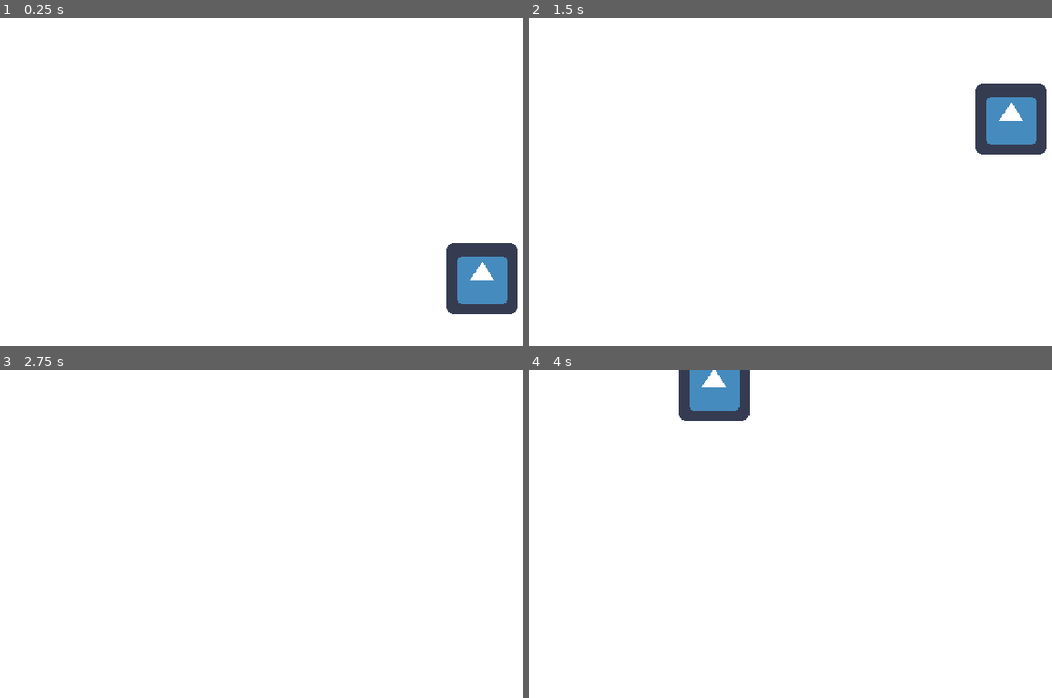
Above: before the commit, frames 1-4 (two rows, left to right).
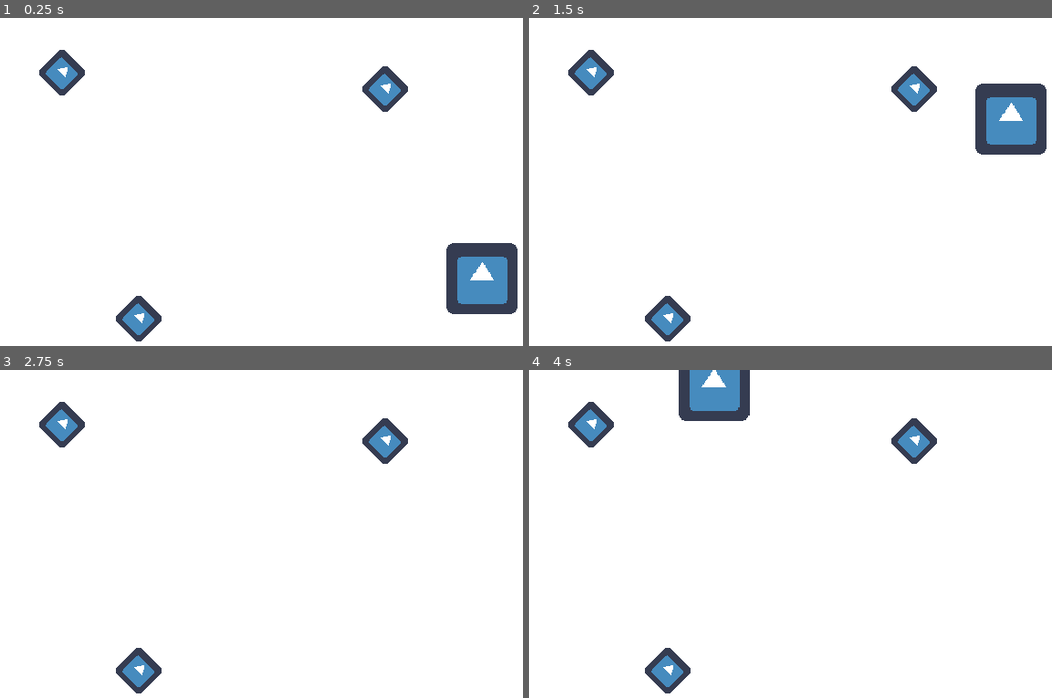
Above: after the commit, the same moments.

Repository: shacatman/PAG-Project
Game: Godot game, scene res://World/World.tscn
Two runs of this game, one before a commit and one after it. Both use one fixed random seed, a clock stepped at 60 frames per second and the inputs below. The engine's default icon, where the game draws it, is replaced by a stand-in: a white triangle on a blue panel in a dark square.
Inputs:
- Up to frame 1 (0.25 s): no input
- Up to frame 2 (1.5 s): tap Enter at 0.5 s; hold Up (ui_up) from 0.53 s (still down)
- Up to frame 3 (2.75 s): release Up (ui_up) at 2.03 s; hold Left (ui_left) from 2.03 s (still down)
- Up to frame 4 (4 s): tap Space at 2.75 s; tap Enter at 3.5 s; release Left (ui_left) at 3.53 s; hold Down (ui_down) from 3.53 s (still down)

The runs differ from the first frame. In frame 1, 2.1% of the frame differs, in the area x 7-79%, y 9-99%; in frame 2, 2.1%; in frame 3, 2.1%; in frame 4, 2.1%.

Commit message:
Added general crystal behavior
Also changed name of ShaderCircle to ColorEffect

Diff:
--- /dev/null
+++ b/Collectibles/Crystal.gd
@@ -0,0 +1,15 @@
+extends Area2D
+
+
+#member variables
+enum COLORS {RED,GREEN,BLUE}#make sure this is the same as in ColorEffect!
+export(COLORS) var color = COLORS.RED#default value
+
+signal newcolor(color)
+
+
+
+func _on_Crystal_body_entered(body):
+	if body.name == "Player":
+		emit_signal("newcolor",color)
+		queue_free()
--- /dev/null
+++ b/Collectibles/Crystal.tscn
@@ -0,0 +1,21 @@
+[gd_scene load_steps=4 format=2]
+
+[ext_resource path="res://Collectibles/Crystal.gd" type="Script" id=1]
+[ext_resource path="res://icon.png" type="Texture" id=2]
+
+[sub_resource type="CircleShape2D" id=1]
+radius = 21.0238
+
+[node name="Crystal" type="Area2D"]
+script = ExtResource( 1 )
+color = 1
+
+[node name="Sprite" type="Sprite" parent="."]
+rotation = 0.785398
+scale = Vector2( 0.3, 0.3 )
+texture = ExtResource( 2 )
+
+[node name="CollisionShape2D" type="CollisionShape2D" parent="."]
+shape = SubResource( 1 )
+
+[connection signal="body_entered" from="." to="." method="_on_Crystal_body_entered"]
--- a/Player/Player.gd
+++ b/Player/Player.gd
@@ -1,5 +1,5 @@
 extends KinematicBody2D
-
+class_name Player
 
 #variables
 onready var MAX_SPEED=100
@@ -7,10 +7,6 @@
 onready var FRICTION=600
 #onready var pushables={}
 var velocity=Vector2.ZERO
-
-## Called when the node enters the scene tree for the first time.
-#func _ready():
-#	pass # Replace with function body.
 
 
 # Called every physics frame. 'delta' is the elapsed time since the previous frame.
--- a/Player/Player.tscn
+++ b/Player/Player.tscn
@@ -12,7 +12,7 @@
 [sub_resource type="RectangleShape2D" id=2]
 extents = Vector2( 19, 19 )
 
-[node name="Node2D" type="KinematicBody2D"]
+[node name="Player" type="KinematicBody2D"]
 script = ExtResource( 2 )
 
 [node name="Sprite" type="Sprite" parent="."]
--- a/Pushables/Pushable.gd
+++ b/Pushables/Pushable.gd
@@ -2,7 +2,7 @@
 class_name Pushable
 
 #member variables
-onready var SPEED=50
+var SPEED=50
 
 
 
@@ -13,13 +13,3 @@
 #	elif abs(direction.x)<abs(direction.y):
 #		direction.x=0
 	move_and_slide(direction.normalized()*SPEED)
-
-
-# Called when the node enters the scene tree for the first time.
-#func _ready():
-#	pass # Replace with function body.
-
-
-# Called every frame. 'delta' is the elapsed time since the previous frame.
-#func _process(delta):
-#	pass
--- /dev/null
+++ b/Shaders/ColorEffect.gd
@@ -0,0 +1,18 @@
+extends Area2D
+
+
+#member variables
+onready var colorRect=$ColorRect
+enum{RED,GREEN,BLUE}#must be the same as in the Crystal COLORS
+
+
+
+func _on_Crystal_newcolor(color):#connected through new_color signal
+	match color:
+		RED:
+			colorRect.material.set_shader_param("show_red",true)
+		GREEN:
+			colorRect.material.set_shader_param("show_green",true)
+		BLUE:
+			colorRect.material.set_shader_param("show_blue",true)
+	pass
--- a/Shaders/ShaderCircle.tscn
+++ b/Shaders/ColorEffect.tscn
@@ -1,6 +1,7 @@
-[gd_scene load_steps=4 format=2]
+[gd_scene load_steps=5 format=2]
 
 [ext_resource path="res://Shaders/ShaderCircle.gdshader" type="Shader" id=1]
+[ext_resource path="res://Shaders/ColorEffect.gd" type="Script" id=2]
 
 [sub_resource type="ShaderMaterial" id=62]
 shader = ExtResource( 1 )
@@ -13,7 +14,8 @@
 
 [sub_resource type="CircleShape2D" id=61]
 
-[node name="Area2D" type="Area2D"]
+[node name="ColorEffect" type="Area2D"]
+script = ExtResource( 2 )
 
 [node name="ColorRect" type="ColorRect" parent="."]
 material = SubResource( 62 )
--- a/Shaders/ShaderCircle.gdshader
+++ b/Shaders/ShaderCircle.gdshader
@@ -2,11 +2,14 @@
 
 uniform bool active=true;
 uniform bool show_red=false;
-uniform bool show_green=true;
-uniform bool show_blue=true;
+uniform bool show_green=false;
+uniform bool show_blue=false;
 uniform vec2 center;
 uniform float size;//0.17 seems like a good choice
 void fragment(){
+//	if(!active){
+//		return;
+//	}
 	vec2 scaleduv=UV-0.5;
 	float mask =1.0-smoothstep(size-0.1,size,length(scaleduv-center));
 	COLOR=texture(SCREEN_TEXTURE,SCREEN_UV);
--- a/World/World.tscn
+++ b/World/World.tscn
@@ -1,8 +1,9 @@
-[gd_scene load_steps=4 format=2]
+[gd_scene load_steps=5 format=2]
 
 [ext_resource path="res://Player/Player.tscn" type="PackedScene" id=1]
-[ext_resource path="res://Shaders/ShaderCircle.tscn" type="PackedScene" id=2]
+[ext_resource path="res://Shaders/ColorEffect.tscn" type="PackedScene" id=2]
 [ext_resource path="res://Pushables/PushableBox.tscn" type="PackedScene" id=3]
+[ext_resource path="res://Collectibles/Crystal.tscn" type="PackedScene" id=4]
 
 [node name="World" type="Node2D"]
 
@@ -140,13 +141,31 @@
 [node name="PushableBox" parent="." instance=ExtResource( 3 )]
 position = Vector2( 87, 82 )
 
-[node name="CircleShader" parent="." instance=ExtResource( 2 )]
+[node name="ColorEffect" parent="." instance=ExtResource( 2 )]
 position = Vector2( 264, 143 )
 
 [node name="Player" parent="." instance=ExtResource( 1 )]
 position = Vector2( 264, 143 )
 
 [node name="RemoteTransform2D" type="RemoteTransform2D" parent="Player"]
-remote_path = NodePath("../../CircleShader")
+remote_path = NodePath("../../ColorEffect")
 
-[editable path="CircleShader"]
+[node name="TestCrystals" type="Node2D" parent="."]
+
+[node name="Crystal" parent="TestCrystals" instance=ExtResource( 4 )]
+position = Vector2( 211, 39 )
+
+[node name="Crystal2" parent="TestCrystals" instance=ExtResource( 4 )]
+position = Vector2( 76, 165 )
+color = 0
+
+[node name="Crystal3" parent="TestCrystals" instance=ExtResource( 4 )]
+position = Vector2( 34, 30 )
+color = 2
+
+[connection signal="newcolor" from="TestCrystals/Crystal" to="ColorEffect" method="_on_Crystal_newcolor"]
+[connection signal="newcolor" from="TestCrystals/Crystal2" to="ColorEffect" method="_on_Crystal_newcolor"]
+[connection signal="newcolor" from="TestCrystals/Crystal3" to="ColorEffect" method="_on_Crystal_newcolor"]
+
+[editable path="ColorEffect"]
+[editable path="TestCrystals/Crystal2"]
--- a/project.godot
+++ b/project.godot
@@ -10,11 +10,17 @@
 
 _global_script_classes=[ {
 "base": "KinematicBody2D",
+"class": "Player",
+"language": "GDScript",
+"path": "res://Player/Player.gd"
+}, {
+"base": "KinematicBody2D",
 "class": "Pushable",
 "language": "GDScript",
 "path": "res://Pushables/Pushable.gd"
 } ]
 _global_script_class_icons={
+"Player": "",
 "Pushable": ""
 }
 
